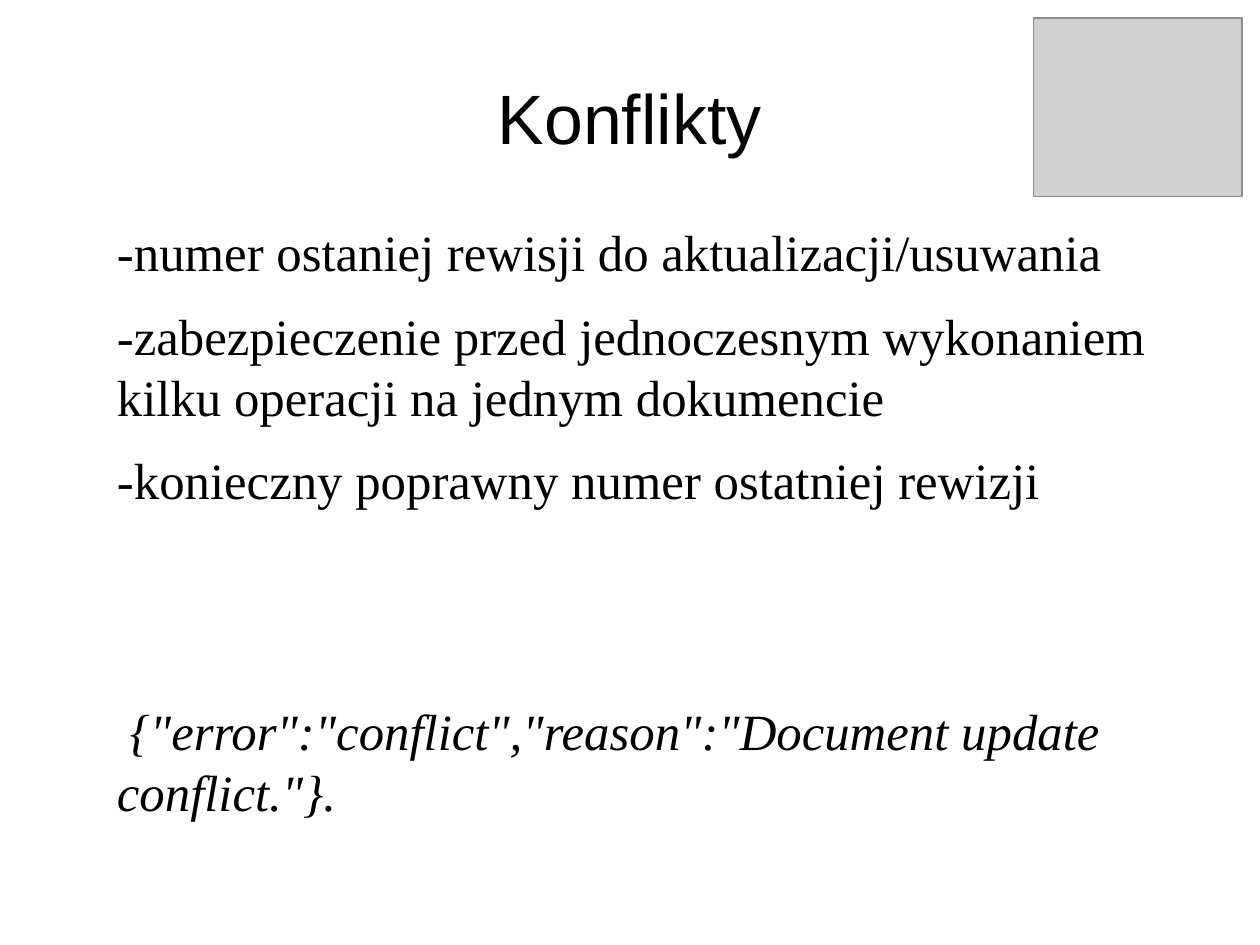
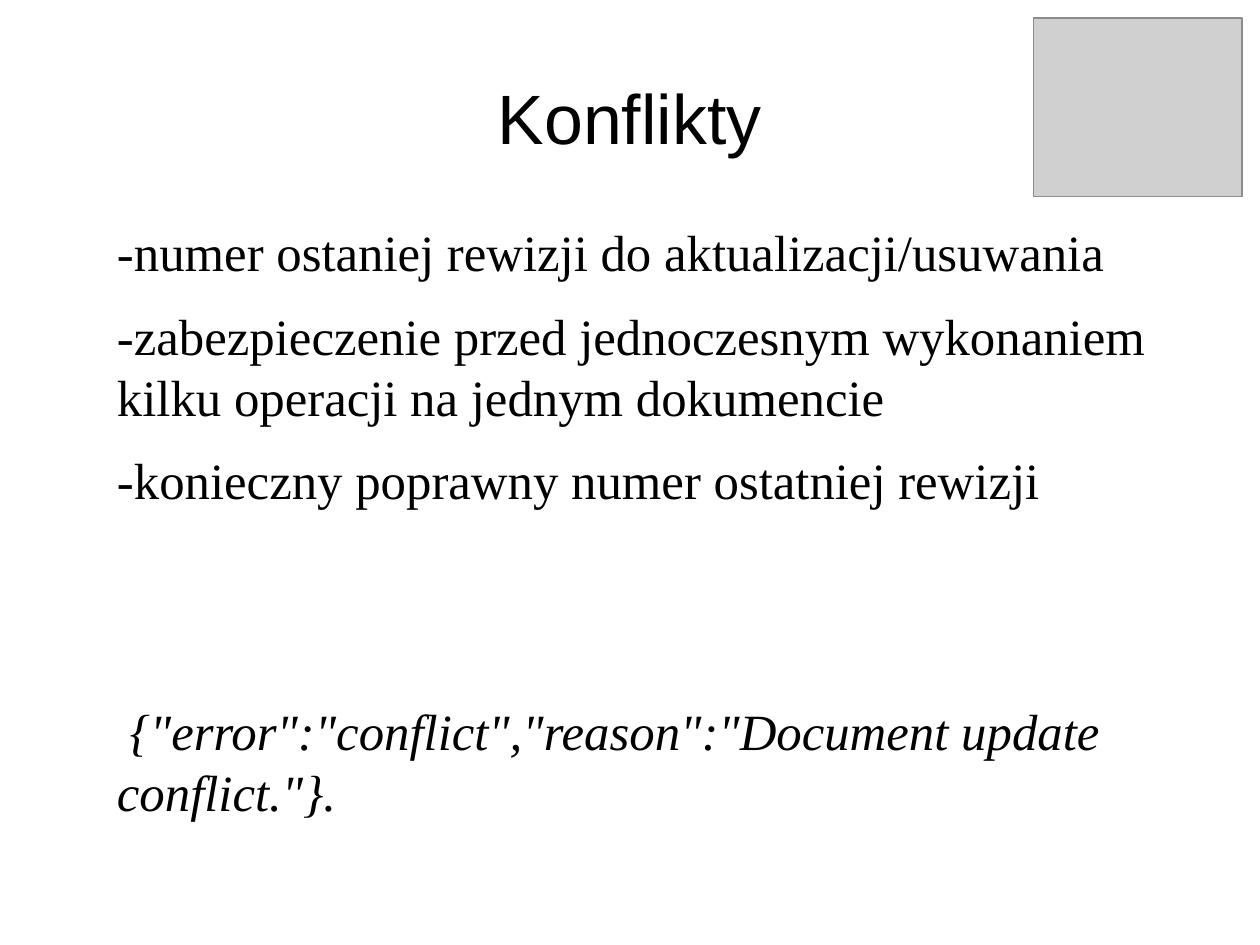
Before and after one commit to pawnow/ProjektErlang, a slide deck: slide 14 of prezentacja.odp. Drawn at 1260x945 pixels with LibreOffice and Linux fonts; fonts in the diff are those of the drawing; grey boxes stand for pictures. Boxes give left, top, right and bottom in pixels: in the first picture for what was removed or moved away, otherwise in the second. Text is boxed around its words. In the diff, an @@ line names an element or a change of style, - is before the commit and + after.

```diff
--- a/prezentacja.odp
+++ b/prezentacja.odp
@@ text at [117,235,1104,282]: text changed @@
--numer ostaniej rewisji do aktualizacji/usuwania
+-numer ostaniej rewizji do aktualizacji/usuwania
```
Also in this commit, not shown: 5 other slides changed, 4 slides added, 1 slide removed.
